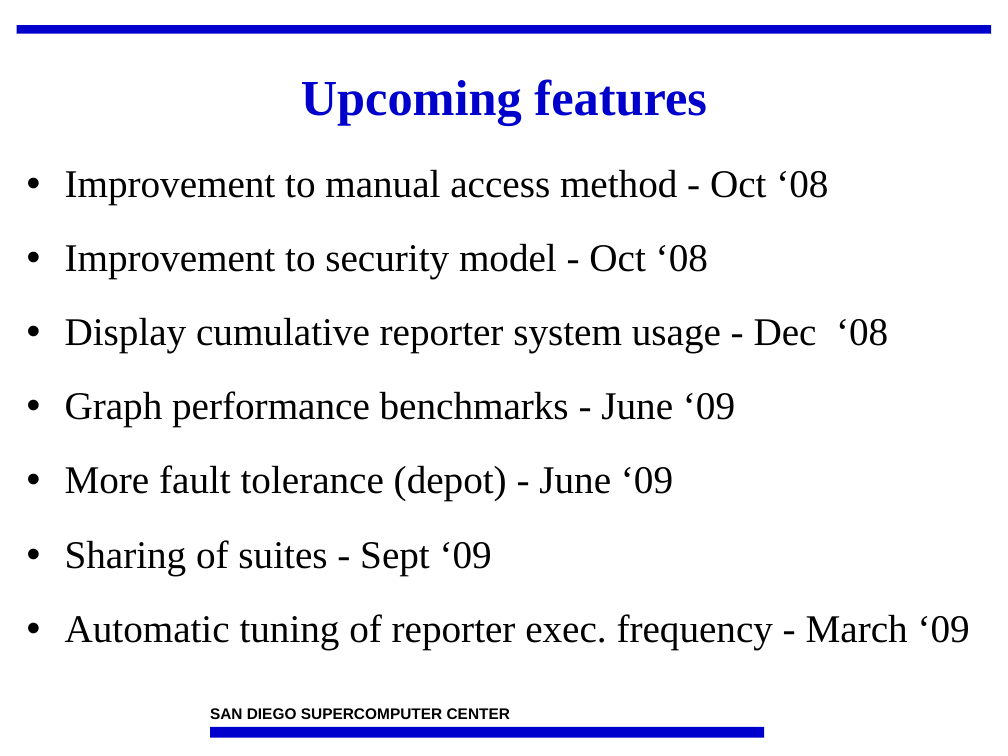
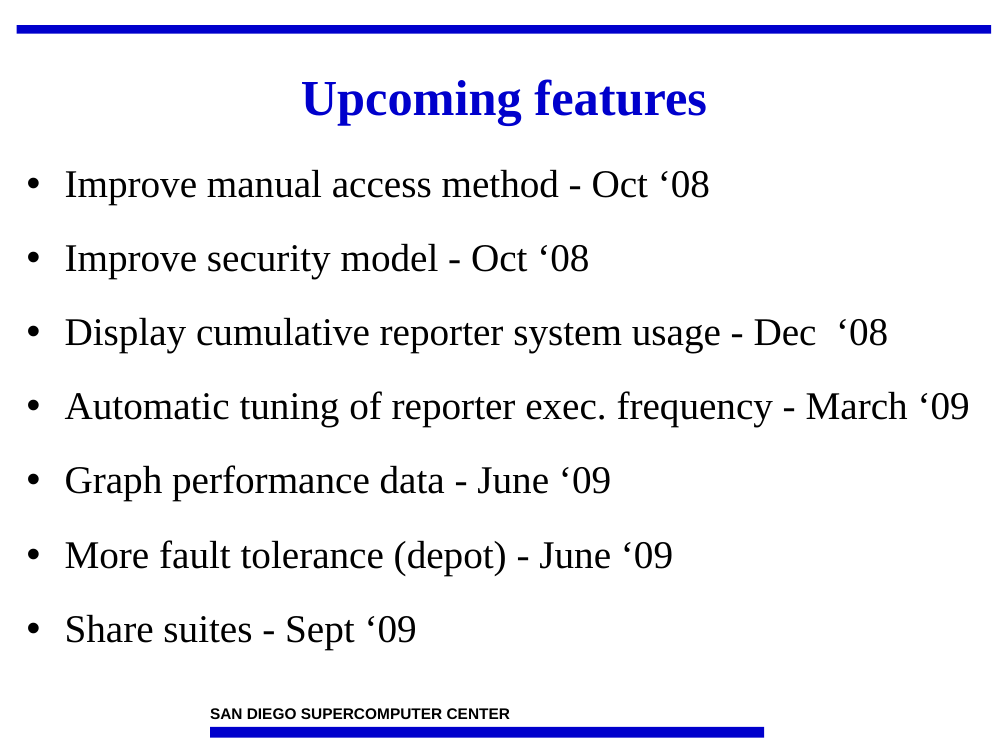
Before and after one commit to IncaProject/inca-xsede, a slide deck: slide 2 of talks/2008workshop/futureWork.ppt. Drawn at 1008x756 pixels with LibreOffice and Linux fonts; fonts in the diff are those of the drawing; background and template pictures are left out. Boxes give left, top, right and bottom in pixels: in the first picture for what was removed or moved away, otherwise in the second. Text is boxed around its words. In the diff, an @@ line names an element or a change of style, - is before the commit and + after.

Commit message:
grammar changes

```diff
--- a/talks/2008workshop/futureWork.ppt
+++ b/talks/2008workshop/futureWork.ppt
@@ text at (x1=65, y1=169, x2=710, y2=279): text changed @@
-• Improvement to manual access method - Oct ‘08
-• Improvement to security model - Oct ‘08
+• Improve manual access method - Oct ‘08
+• Improve security model - Oct ‘08
@@ text at (x1=65, y1=391, x2=970, y2=501): text changed @@
-• Graph performance benchmarks - June ‘09
+• Automatic tuning of reporter exec. frequency - March ‘09
+• Graph performance data - June ‘09
@@ text at (x1=65, y1=614, x2=417, y2=649): text changed @@
-• Sharing of suites - Sept ‘09
-• Automatic tuning of reporter exec. frequency - March ‘09
+• Share suites - Sept ‘09
```
